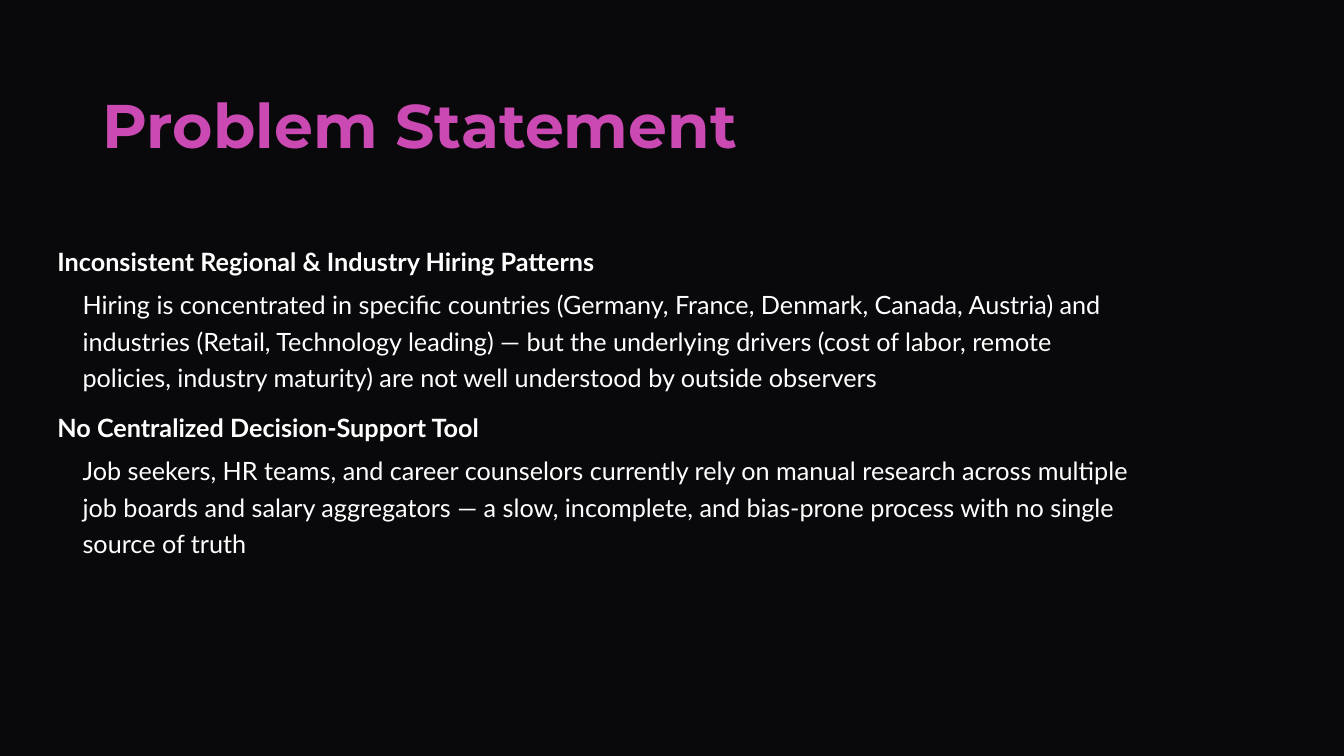
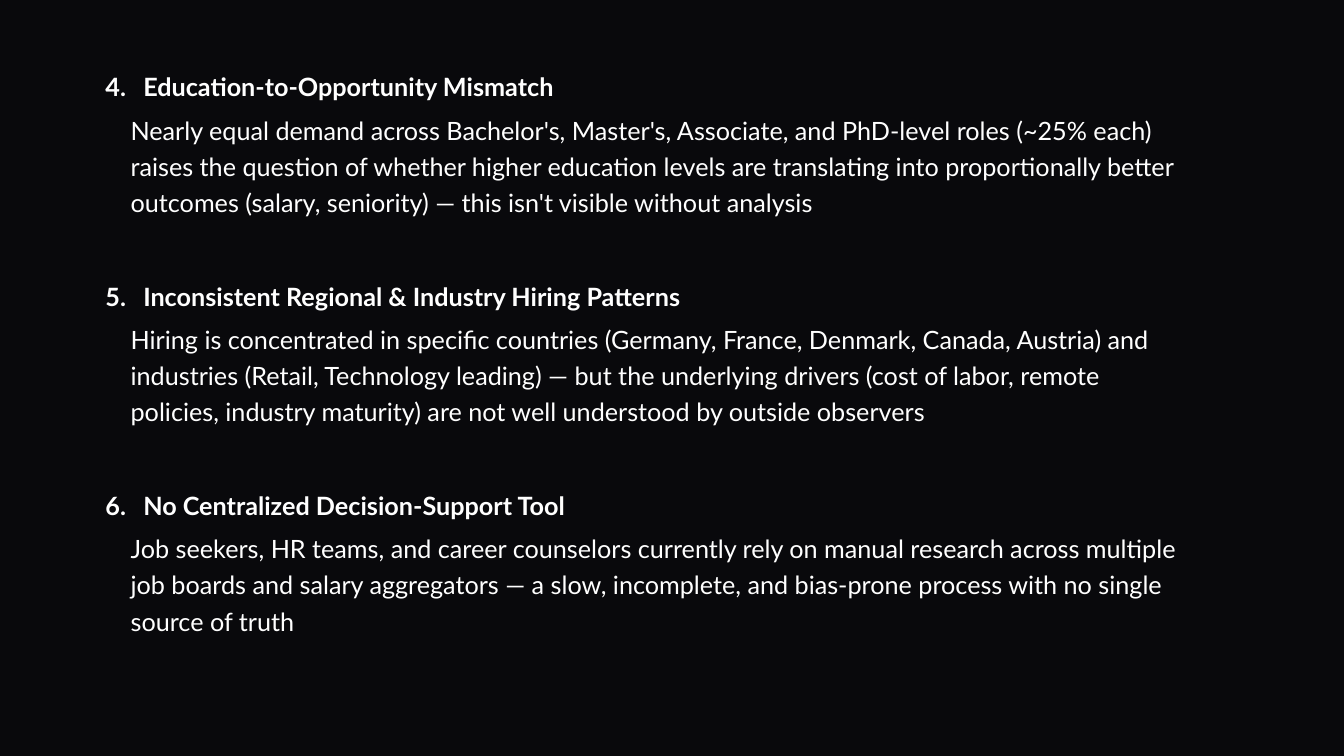
Before and after one commit to AkshitGajera/AF05148719-GajeraAkshit-AIJobPostingAnalytics-Insights, a slide deck: slide 4 of AI Job Posting Analytics & Insights.pptx (slide 5 before the commit). Drawn at 1344x756 pixels with LibreOffice and Linux fonts; fonts in the diff are those of the drawing. Boxes give left, top, right and bottom in pixels: in the first picture for what was removed or moved away, otherwise in the second. Text is boxed around its words. In the diff, an @@ line names an element or a change of style, - is before the commit and + after.

```diff
--- a/AI Job Posting Analytics & Insights.pptx
+++ b/AI Job Posting Analytics & Insights.pptx
@@ text "Education-to-Opportunity Mismatch" moved from (x1=57, y1=252, x2=1128, y2=554) to (x1=131, y1=77, x2=1176, y2=632) @@
@@ text at (x1=131, y1=77, x2=1174, y2=217): paragraphs added @@
+4. Education-to-Opportunity Mismatch
+  Nearly equal demand across Bachelor's, Master's, Associate, and PhD-level roles (~25% each) raises the question of whether higher education levels are translating into proportionally better outcomes (salary, seniority) — this isn't visible without analysis
@@ text removed at (x1=102, y1=102, x2=737, y2=149) @@
-Problem Statement
@@ text at (x1=143, y1=287, x2=681, y2=520): bullet none to 1. @@
```
Also in this commit, not shown: 2 other slides changed, 1 slide removed.
